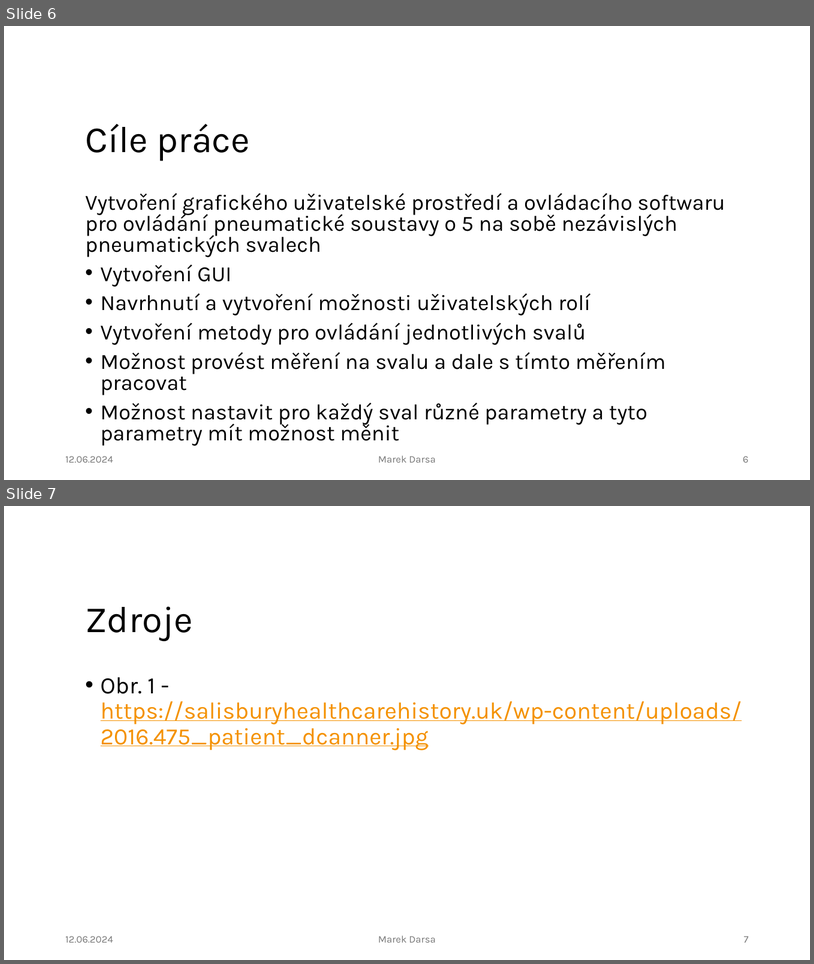
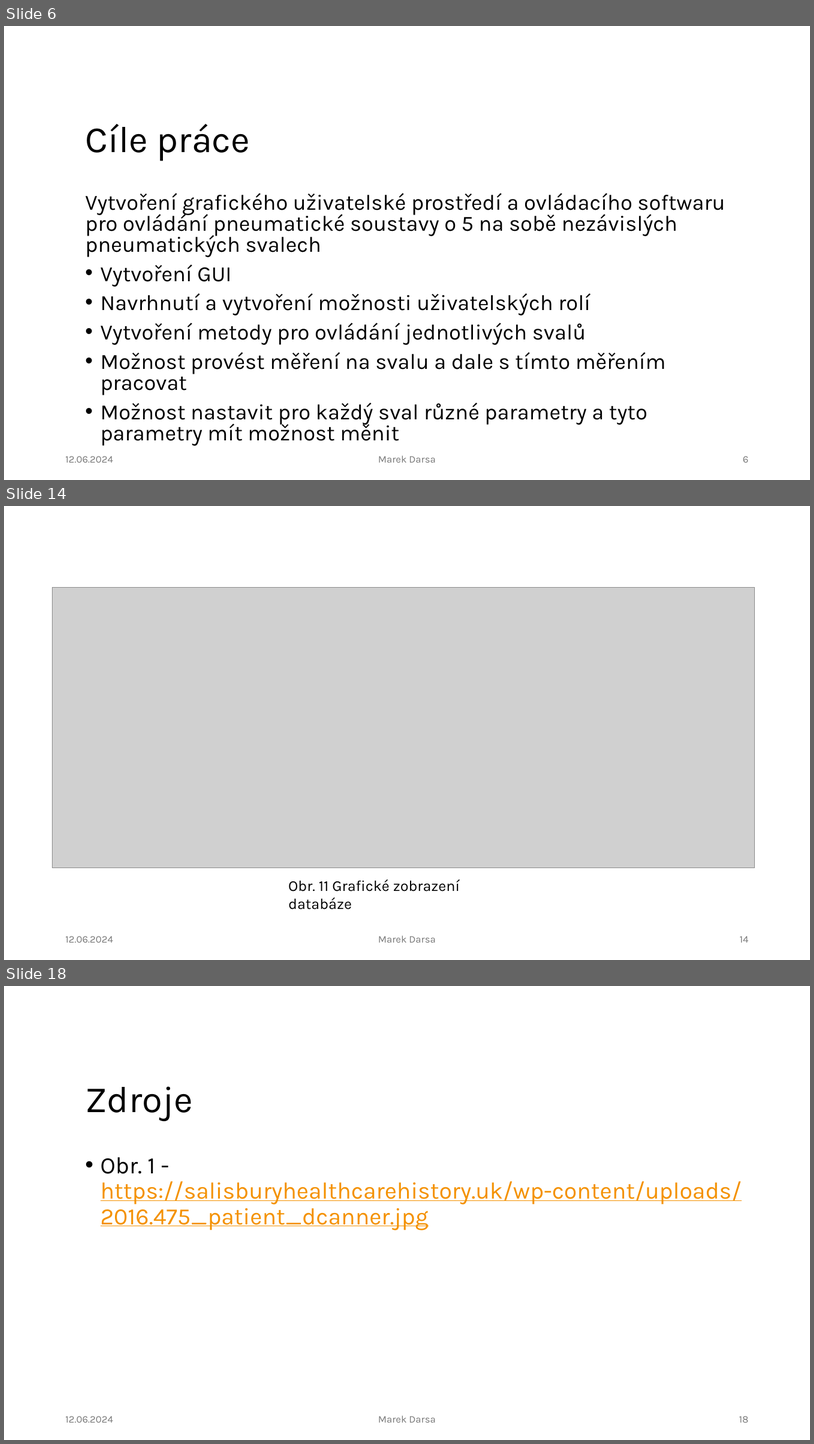
Before and after one commit to IronKnee22/Bakalarka, a slide deck: N_Obhajoba_darsamar.pptx. Shown one above the other, each under a label of ours: slides 6 and 7 before the commit, slides 6, 14 and 18 after it; the slides between them are not shown. The pictures are 814x964 and 814x1444 pixels, drawn with LibreOffice and Linux fonts; fonts in the diff are those of the drawing; grey boxes stand for pictures; background and template pictures are left out. Boxes give left, top, right and bottom in pixels: in the first picture for what was removed or moved away, otherwise in the second. Text is boxed around its words. In the diff, an @@ line names an element or a change of style, - is before the commit and + after.

```diff
--- a/N_Obhajoba_darsamar.pptx
+++ b/N_Obhajoba_darsamar.pptx
@@ slide 14 added at [4, 506, 810, 960], background #FFFFFF @@
@@ picture added at [53, 588, 755, 868] @@
@@ text added at [288, 879, 460, 909], 18 pt, text #000000 @@
+Obr. 11 Grafické zobrazení databáze
@@ text added at [65, 936, 113, 942], 12 pt, text #797979 @@
+12.06.2024
@@ text added at [378, 935, 435, 942], 12 pt, text #797979 @@
+Marek Darsa
@@ page number added at [740, 936, 749, 942], 12 pt, text #797979 @@
+14
@@ what was slide 7 is now slide 18 @@
@@ page number at [740, 1416, 749, 1422]: text changed @@
-7
+18
```
Also in this commit, not shown: 10 other slides added, 5 other files.
